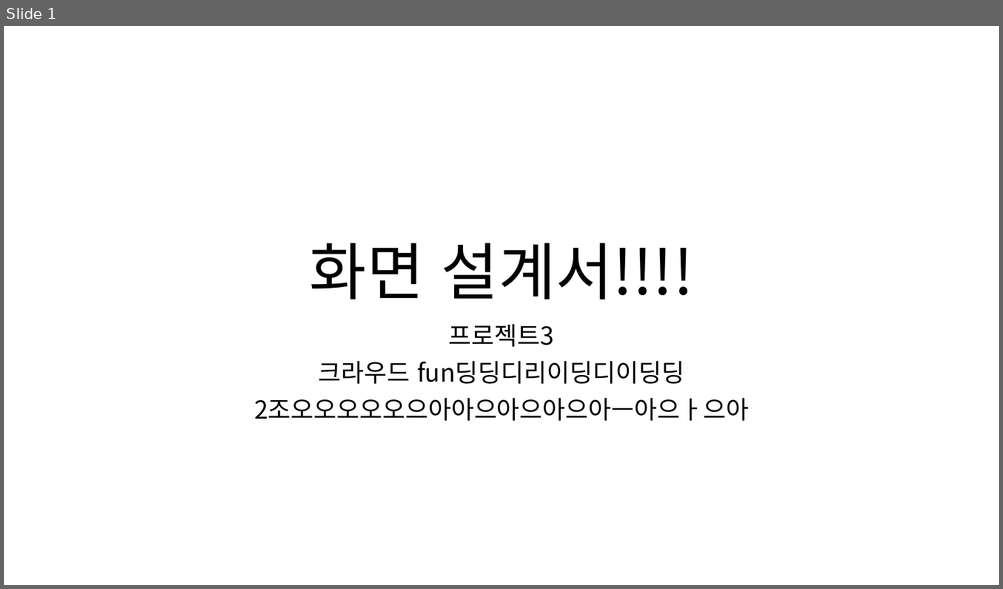
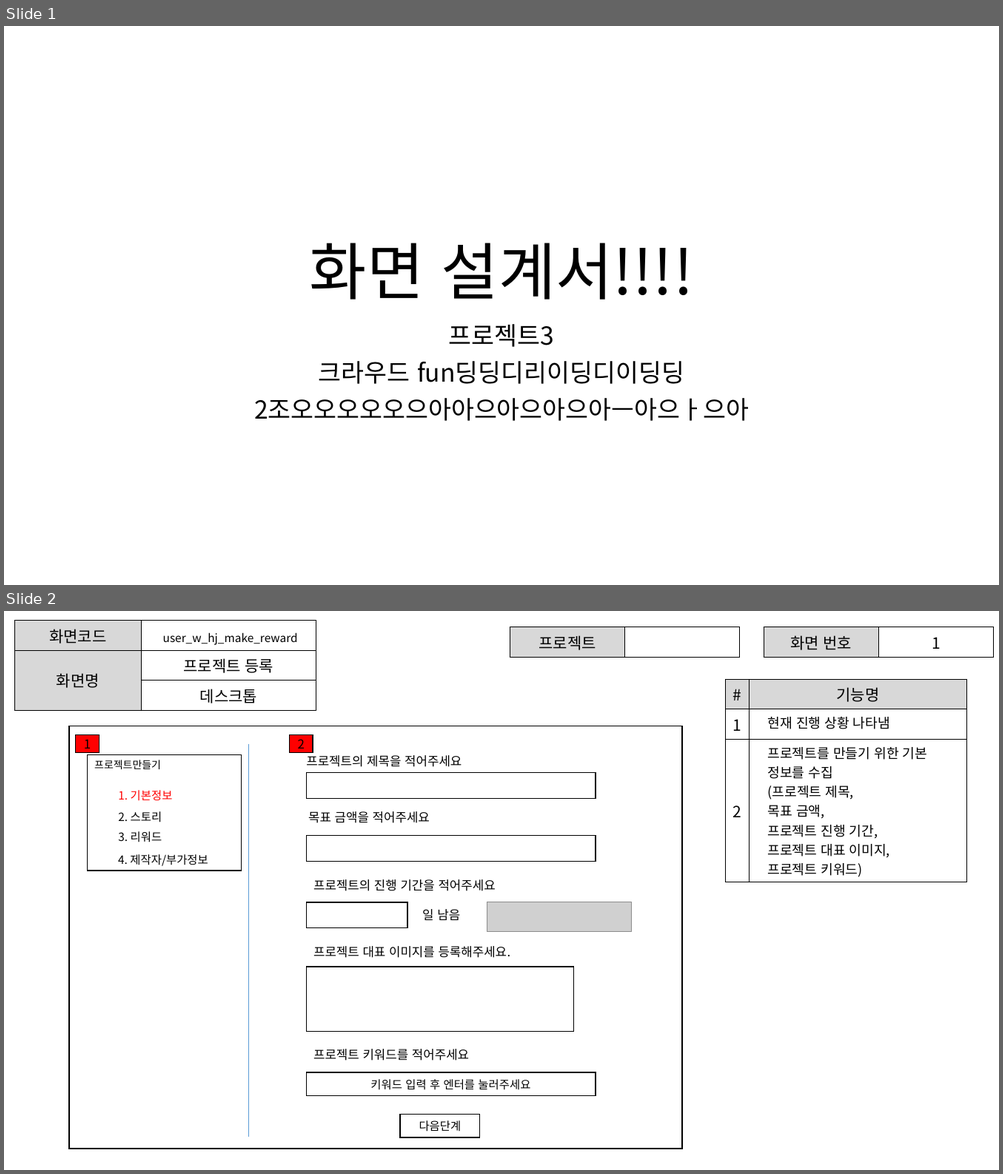
Before and after one commit to ezenteam2/EzenCrowdFunding, a slide deck: project03 화면설계서/0228 발표용 project03 - 화면 설계서 - 형준.pptx. Shown one above the other, each under a label of ours: slide 1 before the commit, slides 1 and 2 after it. The pictures are 1003x589 and 1003x1174 pixels, drawn with LibreOffice and Linux fonts; fonts in the diff are those of the drawing; grey boxes stand for pictures. Boxes give left, top, right and bottom in pixels: in the first picture for what was removed or moved away, otherwise in the second. Text is boxed around its words. In the diff, an @@ line names an element or a change of style, - is before the commit and + after.

```diff
--- a/project03 화면설계서/0228 발표용 project03 - 화면 설계서 - 형준.pptx
+++ b/project03 화면설계서/0228 발표용 project03 - 화면 설계서 - 형준.pptx
@@ slide 2 added at <box>4,611,999,1170</box>, background #FFFFFF @@
@@ table added at <box>14,621,316,706</box>, 3 rows, 2 columns @@
+화면코드 | user_w_hj_make_reward
+화면명 | 프로젝트 등록
+ | 데스크톱
@@ table added at <box>510,627,740,653</box>, 1 rows, 2 columns @@
+프로젝트 | 
@@ table added at <box>763,627,993,653</box>, 1 rows, 2 columns @@
+화면 번호 | 1
@@ table added at <box>726,680,967,880</box>, 3 rows, 2 columns @@
+# | 기능명
+1 | 현재 진행 상황 나타냄
+2 | 프로젝트를 만들기 위한 기본 정보를 수집 / (프로젝트 제목, / 목표 금액, / 프로젝트 진행 기간, / 프로젝트 대표 이미지, / 프로젝트 키워드)
@@ rectangle added at <box>69,726,683,1150</box>, outline #000000 1 pt @@
@@ rectangle added at <box>76,735,99,753</box>, fill #FF0000, outline #000000 1 pt, 12 pt, text #000000 @@
+1
@@ line added from (248, 743) to (248, 1138), #5B9BD5 0.5 pt @@
@@ rectangle added at <box>289,735,313,753</box>, fill #FF0000, outline #000000 1 pt, 12 pt, text #000000 @@
+2
@@ rectangle added at <box>87,755,241,871</box>, outline #000000 1 pt @@
@@ text added at <box>94,760,161,769</box>, 10 pt, text #000000 @@
+프로젝트만들기
@@ text added at <box>306,755,461,767</box>, 12 pt, text #000000 @@
+프로젝트의 제목을 적어주세요
@@ rectangle added at <box>306,773,596,799</box>, outline #000000 1 pt @@
@@ text added at <box>118,790,173,801</box>, 11 pt, text #FF0000 @@
+1. 기본정보
@@ text added at <box>118,812,162,823</box>, 11 pt, text #000000 @@
+2. 스토리
@@ text added at <box>118,832,162,843</box>, 11 pt, text #000000 @@
+3. 리워드
@@ text added at <box>308,812,430,823</box>, 12 pt, text #000000 @@
+목표 금액을 적어주세요
@@ text added at <box>118,854,208,866</box>, 11 pt, text #000000 @@
+4. 제작자/부가정보
@@ rectangle added at <box>306,835,596,862</box>, outline #000000 1 pt @@
@@ text added at <box>313,880,495,891</box>, 12 pt, text #000000 @@
+프로젝트의 진행 기간을 적어주세요
@@ rectangle added at <box>306,903,407,929</box>, outline #000000 1 pt @@
@@ text added at <box>422,909,460,920</box>, 12 pt, text #000000 @@
+일 남음
@@ picture added at <box>486,903,632,933</box> @@
@@ text added at <box>313,946,511,958</box>, 12 pt, text #000000 @@
+프로젝트 대표 이미지를 등록해주세요.
@@ rectangle added at <box>306,967,574,1032</box>, outline #000000 1 pt @@
@@ text added at <box>313,1049,469,1061</box>, 12 pt, text #000000 @@
+프로젝트 키워드를 적어주세요
@@ rectangle added at <box>306,1073,596,1096</box>, outline #000000 1 pt, 11 pt, text #000000 @@
+키워드 입력 후 엔터를 눌러주세요
@@ rectangle added at <box>400,1115,480,1138</box>, outline #000000 1 pt, 11 pt, text #000000 @@
+다음단계
```
Also in this commit, not shown: 2 slides changed, 9 other slides added, 5 slides removed, 3 other files.
